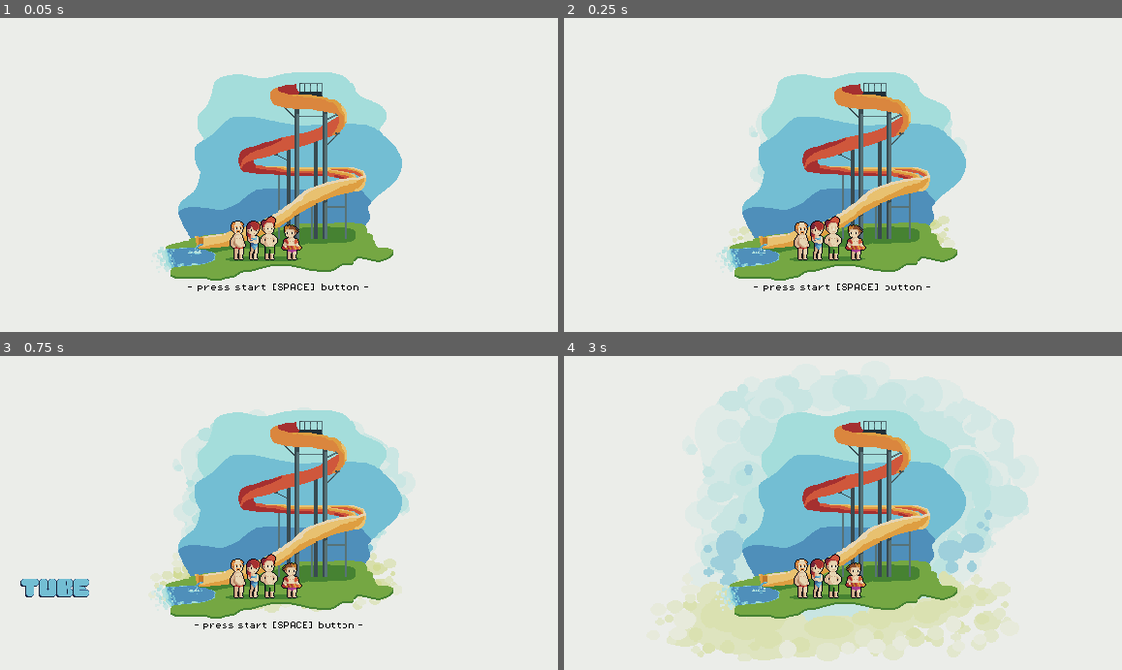
Above: before the commit, frames 1-4 (two rows, left to right).
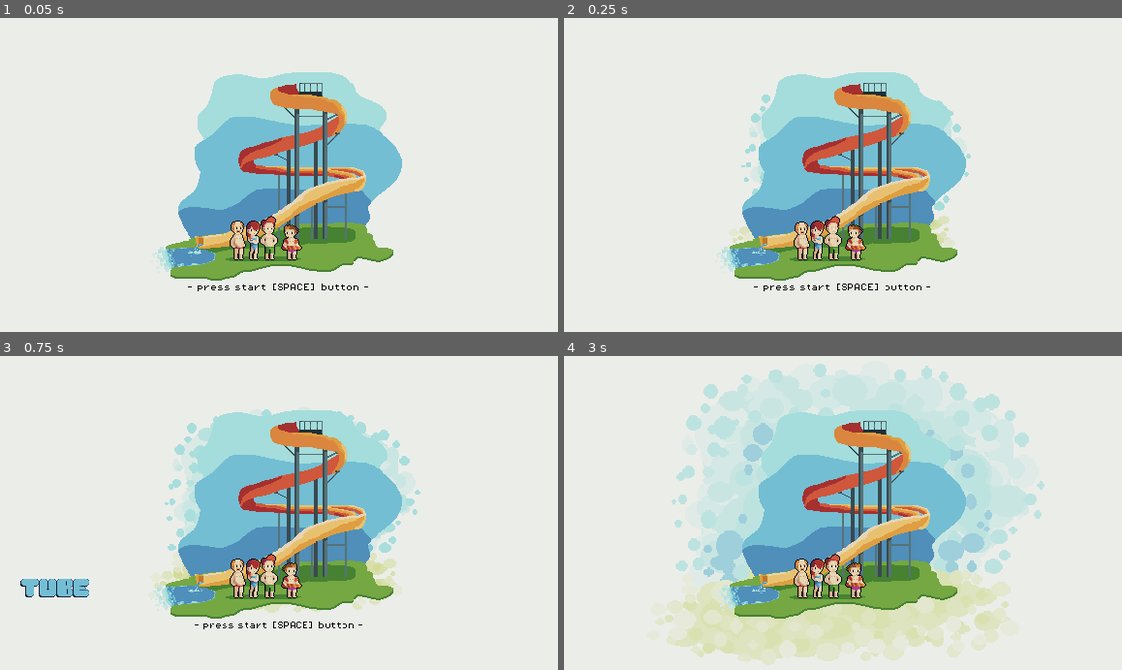
Above: after the commit, the same moments.

Repository: Jin9310/PixelArtJam
Game: Godot game, scene res://Scenes/game.tscn
The game is run twice, just before and just after one commit, with the same random seed, the same clock (stepped at 60 frames per second) and the same inputs.
Inputs:
- Up to frame 1 (0.05 s): no input
- Up to frame 2 (0.25 s): no input
- Up to frame 3 (0.75 s): tap Enter at 0.5 s; hold Right (move_right) from 0.53 s (still down); tap 1 (change_anim_1) at 0.6 s
- Up to frame 4 (3 s): tap Enter at 1.25, 2 s; release Right (move_right) at 1.28 s; hold Left (move_left) 1.28-2.03 s; tap 2 (change_anim_2) at 1.35 s; hold Right (move_right) from 2.03 s (still down); tap Space (press_start) at 2.1 s; tap 1 (change_anim_1) at 2.85 s

Frame 1 is identical in both runs. In frame 2, 0.3% of the frame differs, in the area x 31-73%, y 24-62%; in frame 3, 0.9%; in frame 4, 4.1%, in the area x 19-87%, y 2-99%.

Commit message:
more changes

Diff:
--- a/Scenes/game.tscn
+++ b/Scenes/game.tscn
@@ -9,6 +9,21 @@
 [ext_resource type="Texture2D" uid="uid://o0ovihxd8giw" path="res://Art/main_scene-Sheet.png" id="3_oyhds"]
 [ext_resource type="Texture2D" uid="uid://bo4v257fu2ba3" path="res://Art/tube_name.png" id="4_tfkl3"]
 [ext_resource type="Texture2D" uid="uid://d4mihq0dnpm4j" path="res://Art/runners_name.png" id="5_4sgi4"]
+
+[sub_resource type="Animation" id="Animation_y4rkt"]
+length = 0.001
+tracks/0/type = "value"
+tracks/0/imported = false
+tracks/0/enabled = true
+tracks/0/path = NodePath("Sprite2D:frame")
+tracks/0/interp = 1
+tracks/0/loop_wrap = true
+tracks/0/keys = {
+"times": PackedFloat32Array(0),
+"transitions": PackedFloat32Array(1),
+"update": 1,
+"values": [0]
+}
 
 [sub_resource type="Animation" id="Animation_88olv"]
 resource_name = "idle"
@@ -25,21 +40,6 @@
 "transitions": PackedFloat32Array(1, 1, 1, 1, 1, 1, 1, 1, 1, 1, 1, 1, 1, 1, 1, 1),
 "update": 1,
 "values": [0, 1, 2, 3, 4, 5, 6, 7, 8, 9, 10, 11, 12, 13, 14, 15]
-}
-
-[sub_resource type="Animation" id="Animation_y4rkt"]
-length = 0.001
-tracks/0/type = "value"
-tracks/0/imported = false
-tracks/0/enabled = true
-tracks/0/path = NodePath("Sprite2D:frame")
-tracks/0/interp = 1
-tracks/0/loop_wrap = true
-tracks/0/keys = {
-"times": PackedFloat32Array(0),
-"transitions": PackedFloat32Array(1),
-"update": 1,
-"values": [0]
 }
 
 [sub_resource type="AnimationLibrary" id="AnimationLibrary_tiq8m"]
--- a/Scenes/tube.tscn
+++ b/Scenes/tube.tscn
@@ -1,8 +1,9 @@
-[gd_scene load_steps=25 format=3 uid="uid://dn4vv12beq3p8"]
+[gd_scene load_steps=29 format=3 uid="uid://dn4vv12beq3p8"]
 
 [ext_resource type="Script" path="res://Scripts/tube.gd" id="1_cxya7"]
 [ext_resource type="Texture2D" uid="uid://cu7hvb167neyt" path="res://Art/SourceFiles/new_slide-Sheet.png" id="2_ro0xt"]
 [ext_resource type="Texture2D" uid="uid://bmrlo5kxufiq4" path="res://Art/game_pool.png" id="3_548it"]
+[ext_resource type="Texture2D" uid="uid://b2qjo6m4jgbtr" path="res://Art/SourceFiles/swimming-Sheet.png" id="4_axlnn"]
 
 [sub_resource type="RectangleShape2D" id="RectangleShape2D_6t8je"]
 size = Vector2(50, 40)
@@ -88,18 +89,18 @@
 
 [sub_resource type="Animation" id="Animation_6yb6a"]
 resource_name = "end_animation"
-length = 1.1
-tracks/0/type = "value"
-tracks/0/imported = false
-tracks/0/enabled = true
-tracks/0/path = NodePath("Sprite2D:frame")
-tracks/0/interp = 1
-tracks/0/loop_wrap = true
-tracks/0/keys = {
-"times": PackedFloat32Array(0, 0.1, 0.2, 0.3, 0.4, 0.5, 0.6, 0.7, 0.8, 0.9, 1),
-"transitions": PackedFloat32Array(1, 1, 1, 1, 1, 1, 1, 1, 1, 1, 1),
-"update": 1,
-"values": [36, 37, 38, 39, 40, 41, 42, 43, 44, 45, 46]
+length = 1.8
+tracks/0/type = "value"
+tracks/0/imported = false
+tracks/0/enabled = true
+tracks/0/path = NodePath("Sprite2D:frame")
+tracks/0/interp = 1
+tracks/0/loop_wrap = true
+tracks/0/keys = {
+"times": PackedFloat32Array(0, 0.1, 0.2, 0.3, 0.4, 0.5, 0.6, 0.7, 0.8, 0.9, 1, 1.1, 1.2, 1.3, 1.4, 1.5, 1.6, 1.7),
+"transitions": PackedFloat32Array(1, 1, 1, 1, 1, 1, 1, 1, 1, 1, 1, 1, 1, 1, 1, 1, 1, 1),
+"update": 1,
+"values": [36, 37, 38, 39, 40, 41, 42, 43, 44, 45, 46, 47, 48, 49, 50, 51, 52, 53]
 }
 tracks/1/type = "method"
 tracks/1/imported = false
@@ -108,7 +109,7 @@
 tracks/1/interp = 1
 tracks/1/loop_wrap = true
 tracks/1/keys = {
-"times": PackedFloat32Array(1.1),
+"times": PackedFloat32Array(1.8),
 "transitions": PackedFloat32Array(1),
 "values": [{
 "args": [],
@@ -381,13 +382,51 @@
 [sub_resource type="RectangleShape2D" id="RectangleShape2D_ugq6x"]
 size = Vector2(2, 2)
 
+[sub_resource type="Animation" id="Animation_th6mb"]
+resource_name = "idle"
+length = 0.8
+loop_mode = 1
+tracks/0/type = "value"
+tracks/0/imported = false
+tracks/0/enabled = true
+tracks/0/path = NodePath(".:frame")
+tracks/0/interp = 1
+tracks/0/loop_wrap = true
+tracks/0/keys = {
+"times": PackedFloat32Array(0, 0.1, 0.2, 0.3, 0.4, 0.5, 0.6, 0.7),
+"transitions": PackedFloat32Array(1, 1, 1, 1, 1, 1, 1, 1),
+"update": 1,
+"values": [0, 1, 2, 3, 4, 5, 6, 7]
+}
+
+[sub_resource type="Animation" id="Animation_pkpoq"]
+length = 0.001
+tracks/0/type = "value"
+tracks/0/imported = false
+tracks/0/enabled = true
+tracks/0/path = NodePath(".:frame")
+tracks/0/interp = 1
+tracks/0/loop_wrap = true
+tracks/0/keys = {
+"times": PackedFloat32Array(0),
+"transitions": PackedFloat32Array(1),
+"update": 1,
+"values": [0]
+}
+
+[sub_resource type="AnimationLibrary" id="AnimationLibrary_in78p"]
+_data = {
+"RESET": SubResource("Animation_pkpoq"),
+"idle": SubResource("Animation_th6mb")
+}
+
 [node name="Tube" type="Area2D"]
 position = Vector2(0, -20)
 script = ExtResource("1_cxya7")
 
 [node name="Sprite2D" type="Sprite2D" parent="."]
 texture = ExtResource("2_ro0xt")
-hframes = 49
+hframes = 54
 
 [node name="CollisionShape2D" type="CollisionShape2D" parent="."]
 visible = false
@@ -492,6 +531,18 @@
 offset_bottom = 538.0
 scale = Vector2(0.5, 0.5)
 texture = ExtResource("3_548it")
+
+[node name="swimmer" type="Sprite2D" parent="."]
+unique_name_in_owner = true
+modulate = Color(1, 1, 1, 0)
+texture = ExtResource("4_axlnn")
+hframes = 8
+
+[node name="AnimationPlayer" type="AnimationPlayer" parent="swimmer"]
+libraries = {
+"": SubResource("AnimationLibrary_in78p")
+}
+autoplay = "idle"
 
 [connection signal="timeout" from="Timer" to="." method="_on_timer_timeout"]
 [connection signal="body_entered" from="speed_up_straight" to="." method="_on_speed_up_straight_body_entered"]
--- a/Scripts/tube.gd
+++ b/Scripts/tube.gd
@@ -9,6 +9,9 @@
 # once I reach that number, straight animation is set with last 5 loops followed by an end animation - fall into the pool
 # final stats continues and hopefully some online leaderboard
 
+@onready var swimmer = %swimmer
+
+@onready var sprite_2d = $Sprite2D
 @onready var texture_rect = %TextureRect
 var end_y_position_of_texture: float = -362
 var end_x_position_of_texture: float = -213
@@ -36,7 +39,7 @@
 var number_of_rights: int
 var number_of_lefts: int
 
-var track_lenght: int = 30
+var track_lenght: int = 10
 var bg_vert_move: float
 
 var countdown: int = 4
@@ -78,7 +81,6 @@
 		countdown = 4
 		Hud.game_started = true
 		%Timer.start()
-
 
 func raise_the_speed():
 	animation_player.speed_scale += .025
@@ -193,6 +195,10 @@
 	tween.tween_property(Hud.countdown, "scale", Vector2(1,1), .001)
 
 func show_score():
+	var tween = get_tree().create_tween().set_parallel()
+	tween.tween_property(texture_rect, "modulate:a", 0.0, 2)
+	tween.tween_property(sprite_2d, "modulate:a", 0.0, 2)
+	tween.chain().tween_property(swimmer, "modulate:a", 1.0, 3)
 	emit_signal("final_score")
 
 func zoom_camera():
@@ -208,9 +214,13 @@
 	number_of_lefts = 0
 	number_of_straights = 0
 	speed = speed_base
-	Hud.speed_txt.text = "00 km/h"
+	Hud.speed_txt.text = "00.00 km/h"
 	Hud.game_started = false
 	texture_rect.position.y = start_y_position_of_texture
+	var tween = get_tree().create_tween().set_parallel()
+	tween.tween_property(texture_rect, "modulate:a", 1.0, 1)
+	tween.tween_property(sprite_2d, "modulate:a", 1.0, 1)
+	tween.tween_property(swimmer, "modulate:a", 0.0, 1)
 
 
 func straight_zone_speed(): #turn on speed and slow zones for straight tube
Binary file changed: Art/SourceFiles/new_slide-Sheet.png
Binary file changed: Art/SourceFiles/new_slide.ase
Binary file added: Art/SourceFiles/swimming-Sheet.png
Not shown, added: Art/SourceFiles/swimming-Sheet.png.import
Binary file changed: Art/SourceFiles/swimming.ase
Binary file changed: Art/game_pool.ase
Binary file changed: Art/game_pool.png
Binary file changed: Art/main_scene.ase
Binary file changed: Art/moving_main_scene.png
